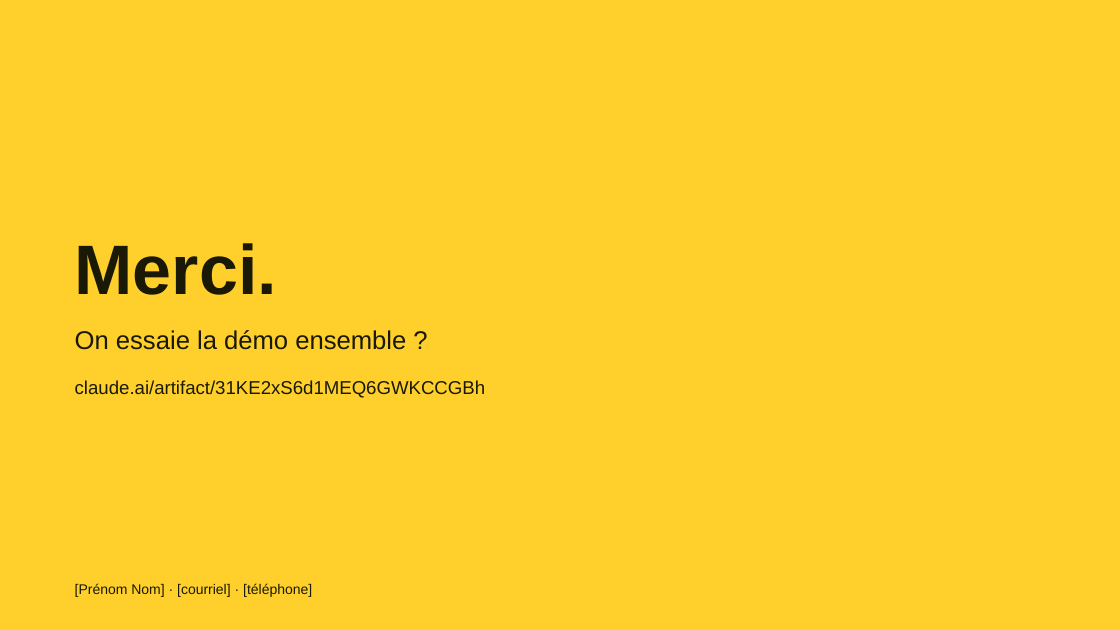
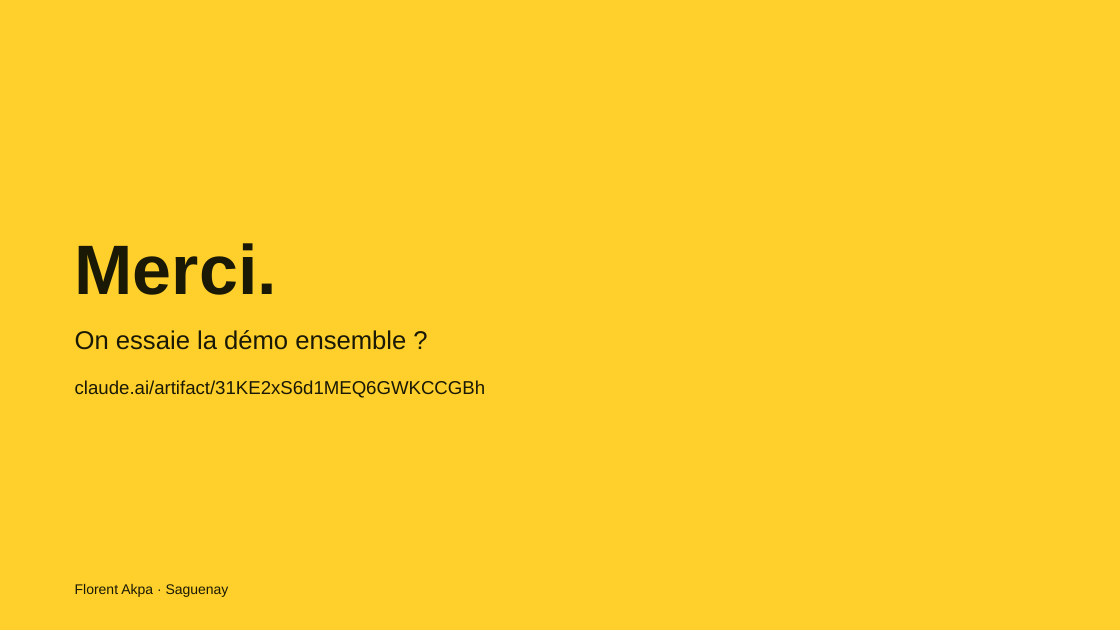
Before and after one commit to gotflo/saguenay_aujourdhui, a slide deck: slide 18 of Saguenay-Aujourdhui.pptx (slide 16 before the commit). Drawn at 1120x630 pixels with LibreOffice and Linux fonts; fonts in the diff are those of the drawing. Boxes give left, top, right and bottom in pixels: in the first picture for what was removed or moved away, otherwise in the second. Text is boxed around its words. In the diff, an @@ line names an element or a change of style, - is before the commit and + after.

```diff
--- a/Saguenay-Aujourdhui.pptx
+++ b/Saguenay-Aujourdhui.pptx
@@ text at box(75, 584, 229, 597): text changed @@
-[Prénom Nom] · [courriel] · [téléphone]
+Florent Akpa · Saguenay
```
Also in this commit, not shown: 2 other slides changed, 2 slides added, 2 other files.
